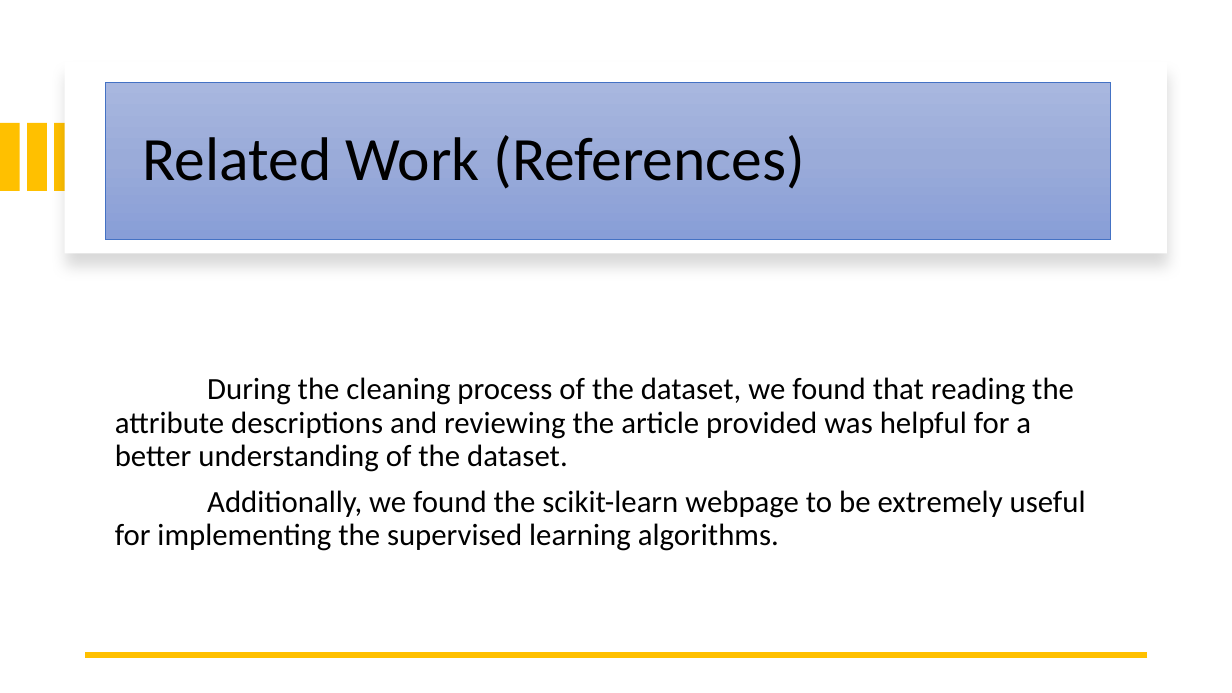
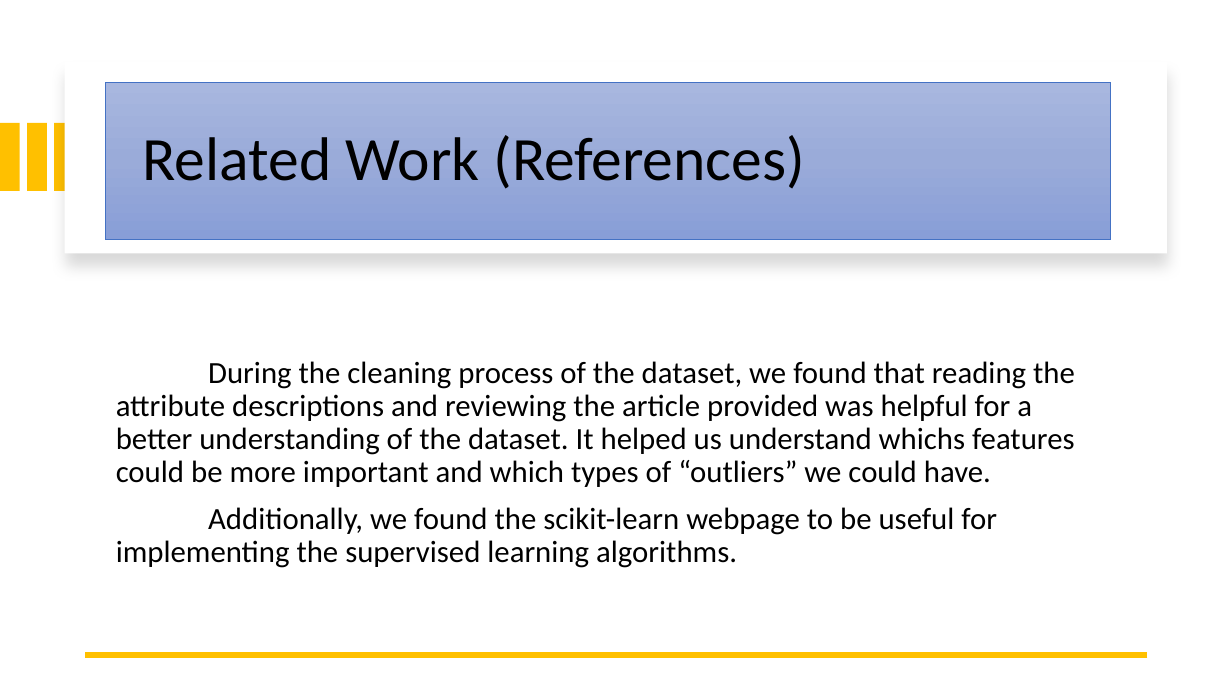
Before and after one commit to Eduardoramos123/IA_Projeto2, a slide deck: slide 3 of docs/checkpoint.pptx. Drawn at 1232x693 pixels with LibreOffice and Linux fonts; fonts in the diff are those of the drawing. Boxes give left, top, right and bottom in pixels: in the first picture for what was removed or moved away, otherwise in the second. Text is boxed around its words. In the diff, an @@ line names an element or a change of style, - is before the commit and + after.

```diff
--- a/docs/checkpoint.pptx
+++ b/docs/checkpoint.pptx
@@ text at [116, 361, 1075, 568]: text changed @@
-During the cleaning process of the dataset, we found that reading the attribute descriptions and reviewing the article provided was helpful for a better understanding of the dataset.
-Additionally, we found the scikit-learn webpage to be extremely useful for implementing the supervised learning algorithms.
+During the cleaning process of the dataset, we found that reading the attribute descriptions and reviewing the article provided was helpful for a better understanding of the dataset. It helped us understand whichs features could be more important and which types of “outliers” we could have.
+Additionally, we found the scikit-learn webpage to be useful for implementing the supervised learning algorithms.
```
Also in this commit, not shown: 2 other slides changed, 1 other file.
